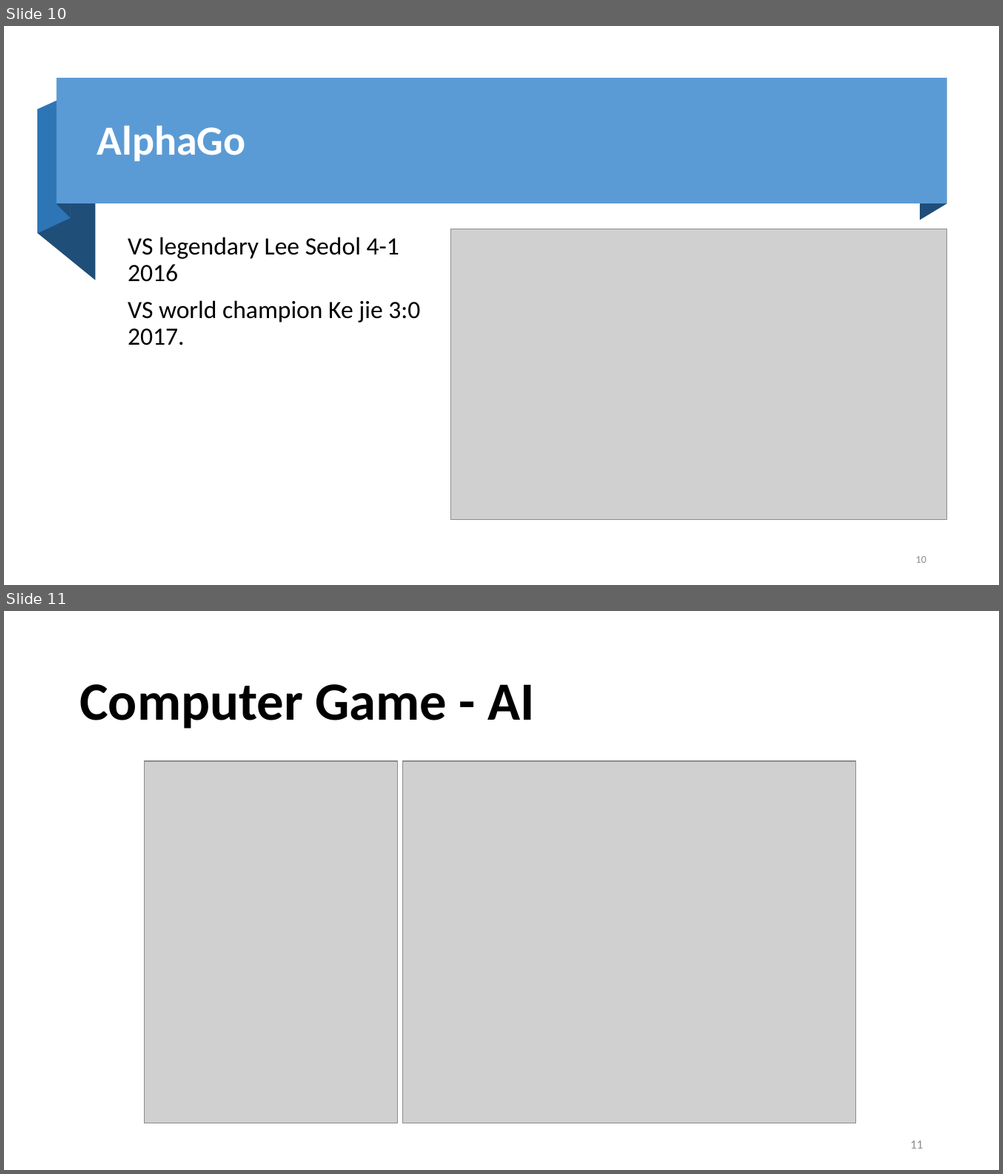
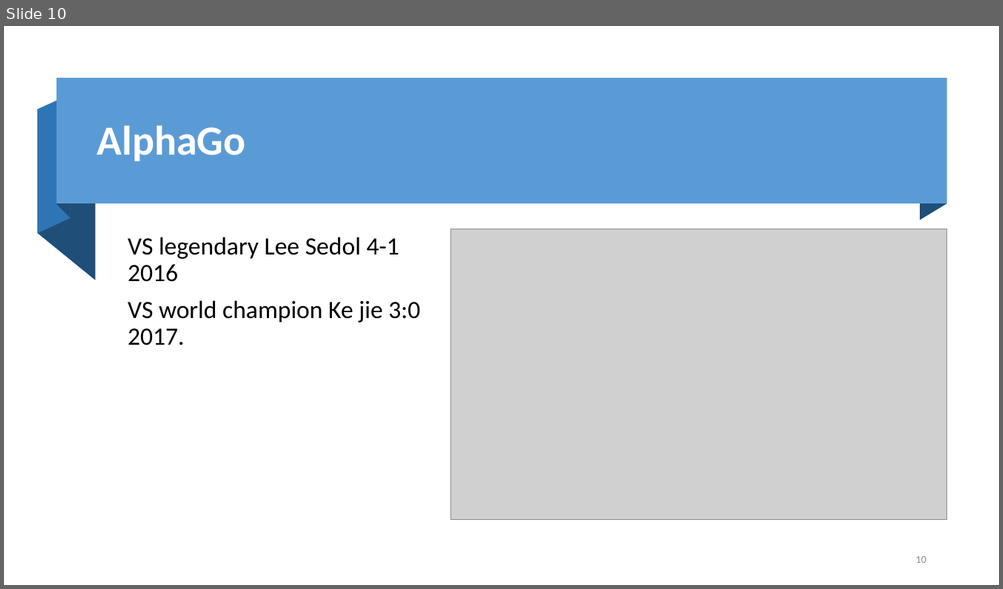
Before and after one commit to fanchuanster/uwinds, a slide deck: docs/8700AI/game in AI.pptx. Shown one above the other, each under a label of ours: slides 10 and 11 before the commit, slide 10 after it. The pictures are 1003x1174 and 1003x589 pixels, drawn with LibreOffice and Linux fonts; fonts in the diff are those of the drawing; grey boxes stand for pictures; background and template pictures are left out. Boxes give left, top, right and bottom in pixels: in the first picture for what was removed or moved away, otherwise in the second. Text is boxed around its words. In the diff, an @@ line names an element or a change of style, - is before the commit and + after.

```diff
--- a/docs/8700AI/game in AI.pptx
+++ b/docs/8700AI/game in AI.pptx
@@ slide 11 removed at (4,611,999,1170), background #FFFFFF @@
@@ title removed at (79,684,535,729) @@
-Computer Game - AI
@@ picture removed at (145,761,398,1124) @@
@@ picture removed at (403,761,856,1124) @@
@@ page number removed at (910,1141,922,1149) @@
-11
```
Also in this commit, not shown: 5 slides changed, 1 other slide removed.
